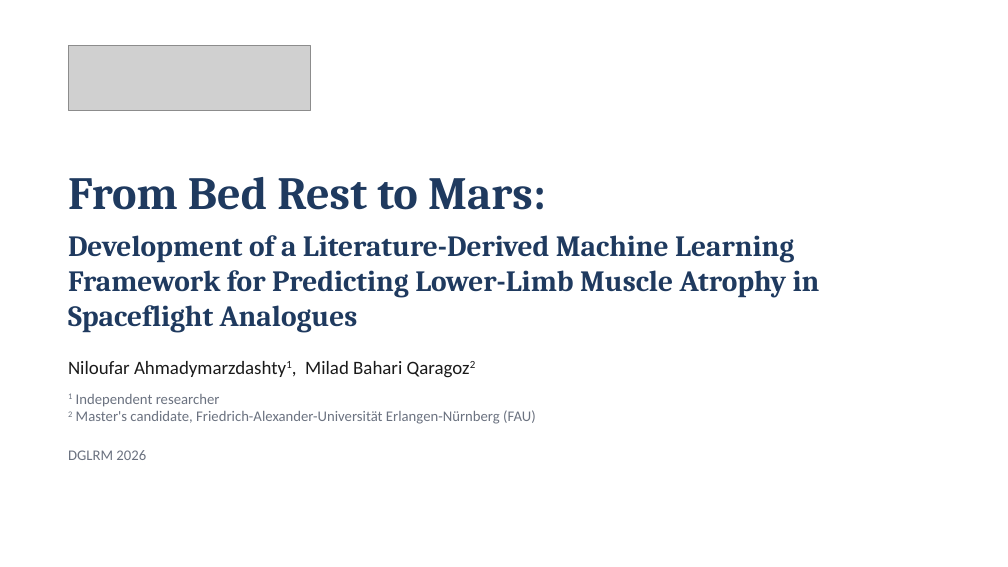
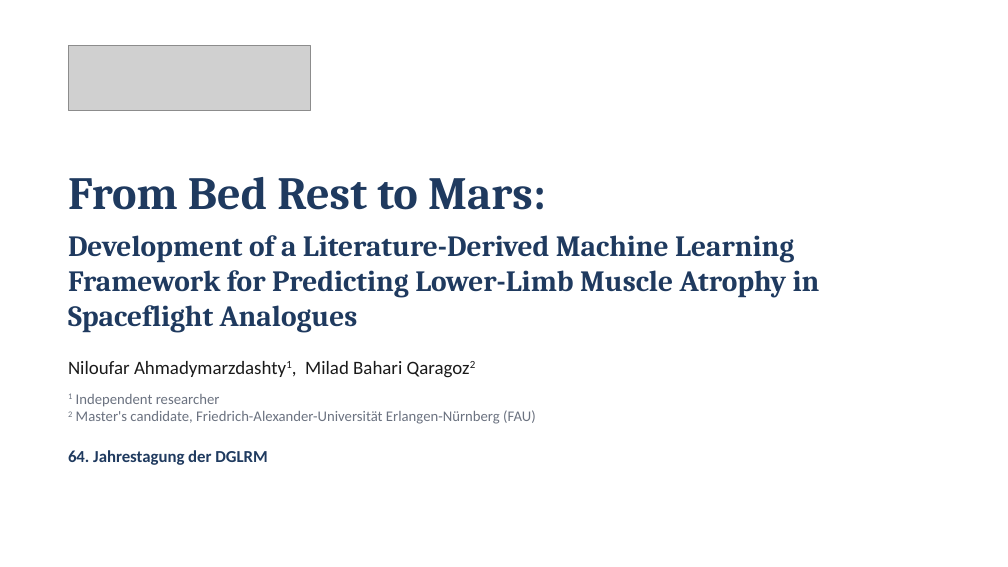
Before and after one commit to MiladBahariQaragoz/BedrestToMars, a slide deck: slide 1 of presentation/bed-rest-to-mars-talk.pptx. Drawn at 1008x567 pixels with LibreOffice and Linux fonts; fonts in the diff are those of the drawing; grey boxes stand for pictures. Boxes give left, top, right and bottom in pixels: in the first picture for what was removed or moved away, otherwise in the second. Text is boxed around its words. In the diff, an @@ line names an element or a change of style, - is before the commit and + after.

```diff
--- a/presentation/bed-rest-to-mars-talk.pptx
+++ b/presentation/bed-rest-to-mars-talk.pptx
@@ text at (x1=68, y1=450, x2=267, y2=465): text changed; size 14 to 16 pt; text colour #6B7280 to #1F3A5F; bold on @@
-DGLRM 2026
+64. Jahrestagung der DGLRM
```
Also in this commit, not shown: 19 other slides changed, 2 other files.
